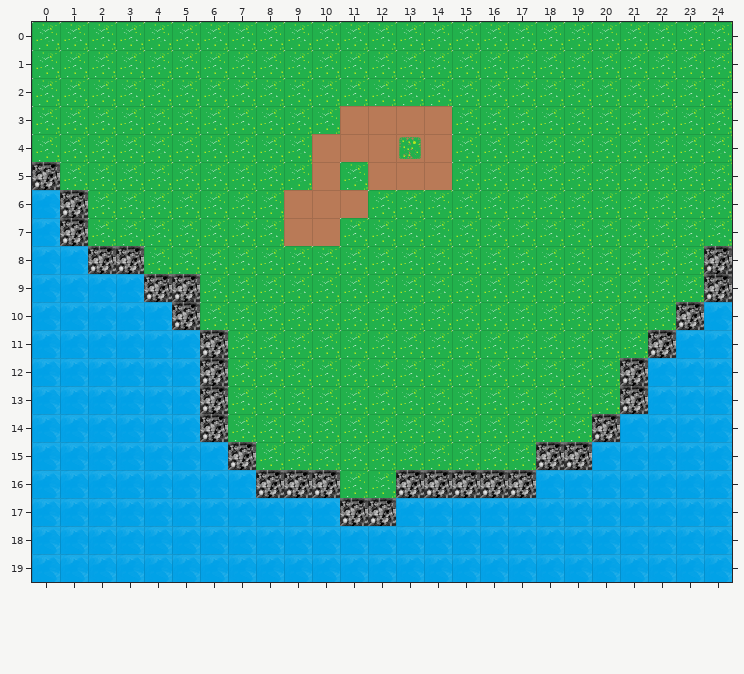
A Tiled map gets an edit: Pictures/tiledstuff1.tmx. Above: the version before the commit.
Cells are 32x32 px. Shown: x 0..24, y 0..19.
Now the later version:
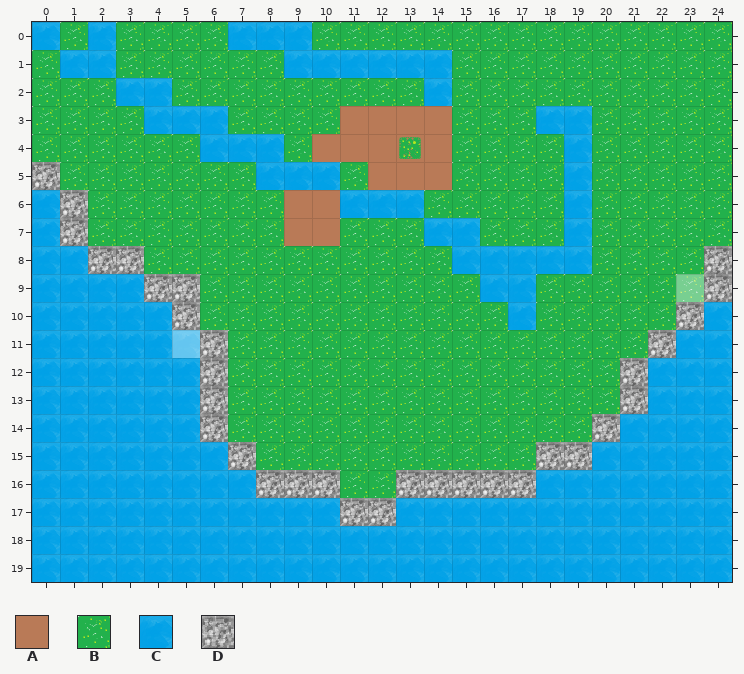
Key: from "Tiles": A 2, B 4, C 5, D 6.
_ is an empty cell, . an unchanged one.
Tiles of an added or newly shown layer are drawn over the layers below it.
See-through tiles are keyed as they look on the map.
Change:
--- layer "Tile Layer 1"
@@ x 0..19 @@
- 0 B.B....BBB..........
- 1 .BB......BBBBBB.....
- 2 ...BB.........B.....
- 3 ....BBB...........BB
- 4 ......BBB..........B
- 5 ........BBA........B
- 6 ...........ABB.....B
- 7 ..............BB...B
- 8 ...............BBBBB
- 9 ................BB..
-10 .................B..
+ 0 C.C....CCC..........
+ 1 .CC......CCCCCC.....
+ 2 ...CC.........C.....
+ 3 ....CCC...........CC
+ 4 ......CCC..........C
+ 5 ........CCC........C
+ 6 ...........CCC.....C
+ 7 ..............CC...C
+ 8 ...............CCCCC
+ 9 ................CC..
+10 .................C..
--- layer "Collision layer" (added)
@@ x 0..24 @@
- 5 _........................
- 6 ._.......................
- 7 ._.......................
- 8 ..__...................._
- 9 ....__.................__
-10 ....._................._.
-11 .....__..............._..
-12 ......_.............._...
-13 ......_.............._...
-14 ......_............._....
-15 ......._..........__.....
-16 ........___.._____.......
-17 ...........__............
+ 5 D........................
+ 6 .D.......................
+ 7 .D.......................
+ 8 ..DD....................D
+ 9 ....DD.................DD
+10 .....D.................D.
+11 .....DD...............D..
+12 ......D..............D...
+13 ......D..............D...
+14 ......D.............D....
+15 .......D..........DD.....
+16 ........DDD..DDDDD.......
+17 ...........DD............
Pixel boxes of the changes (left, top, right, bottom) in both pictures:
changed: (32, 22, 732, 526)
